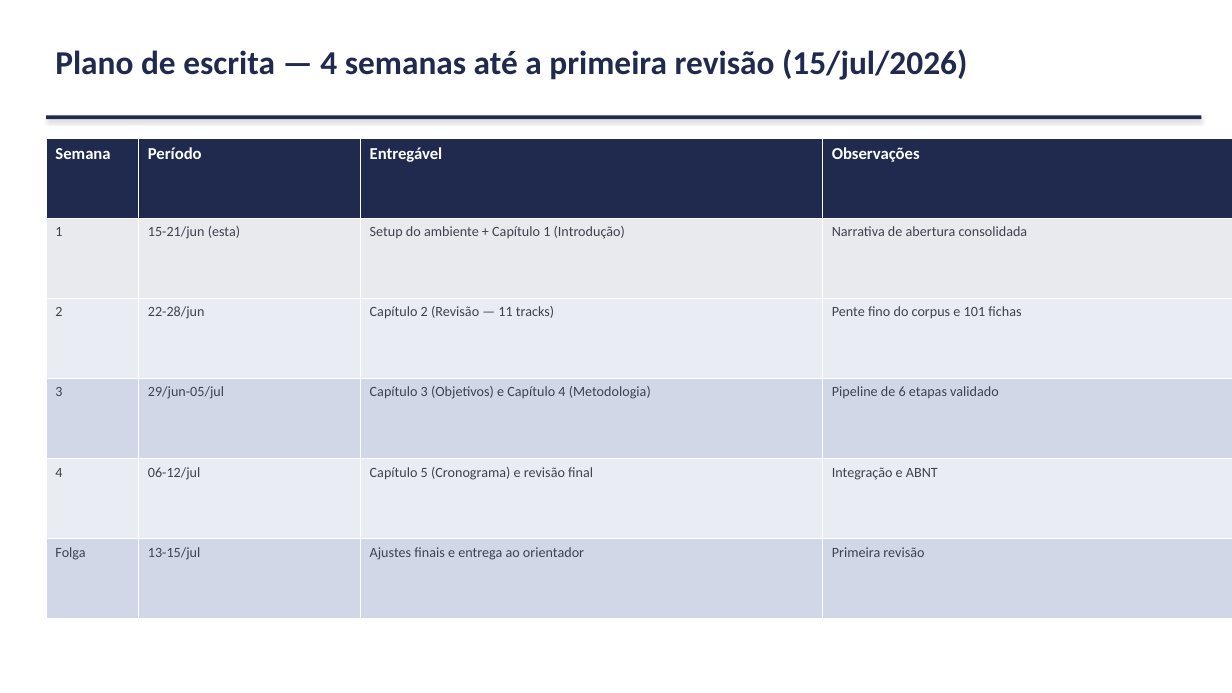
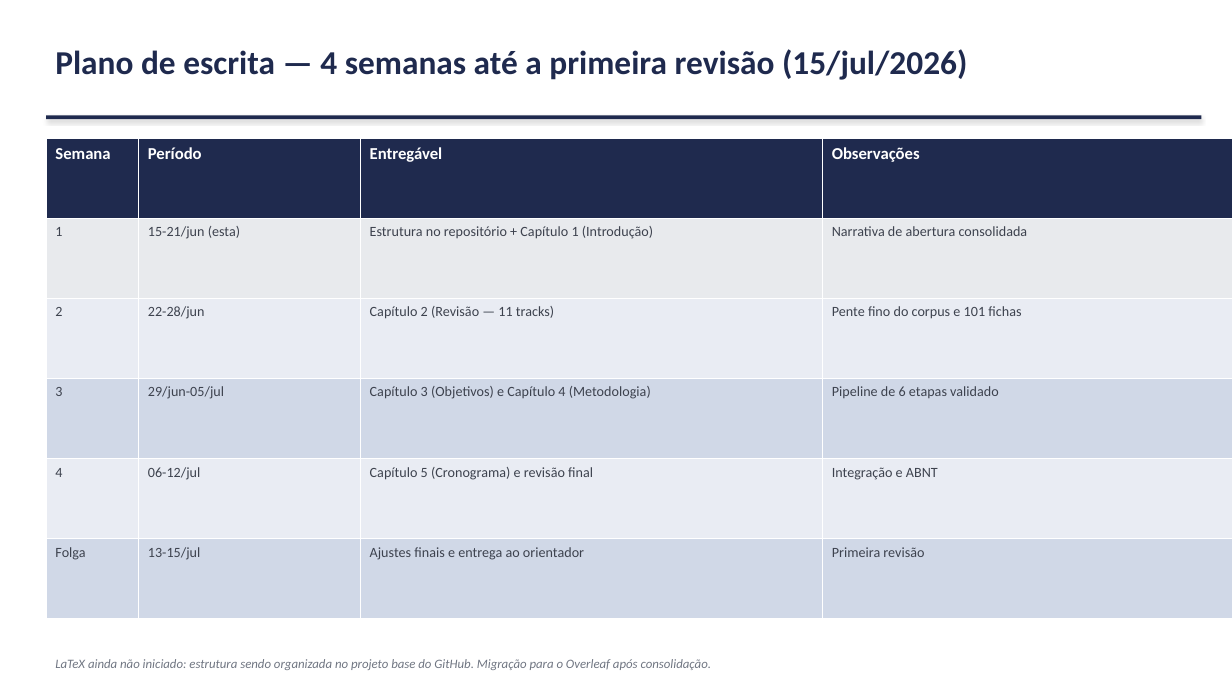
Before and after one commit to marcellozzetti/Facial-Recognition-Models-Mitigating-Bias, a slide deck: slide 21 of docs/ativo/material_reuniao_orientador_2026-06-15.pptx. Drawn at 1232x693 pixels with LibreOffice and Linux fonts; fonts in the diff are those of the drawing. Boxes give left, top, right and bottom in pixels: in the first picture for what was removed or moved away, otherwise in the second. Text is boxed around its words. In the diff, an @@ line names an element or a change of style, - is before the commit and + after.

```diff
--- a/docs/ativo/material_reuniao_orientador_2026-06-15.pptx
+++ b/docs/ativo/material_reuniao_orientador_2026-06-15.pptx
@@ table at bbox=[46, 139, 1232, 619] @@
-row 2, column 3: Setup do ambiente + Capítulo 1 (Introdução)
+row 2, column 3: Estrutura no repositório + Capítulo 1 (Introdução)
@@ text added at bbox=[55, 659, 712, 670], 10 pt, text #707682, italic @@
+LaTeX ainda não iniciado: estrutura sendo organizada no projeto base do GitHub. Migração para o Overleaf após consolidação.
```
Also in this commit, not shown: 2 other slides changed, 1 other file.
